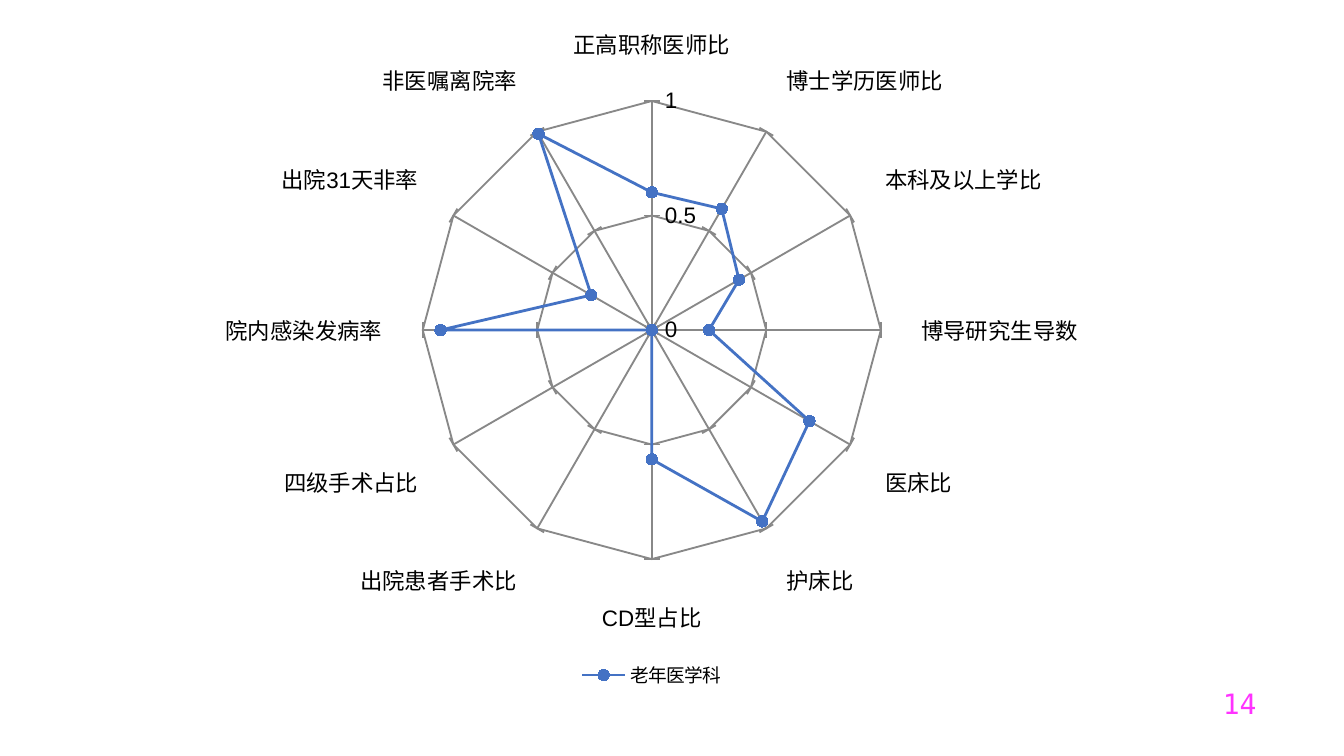
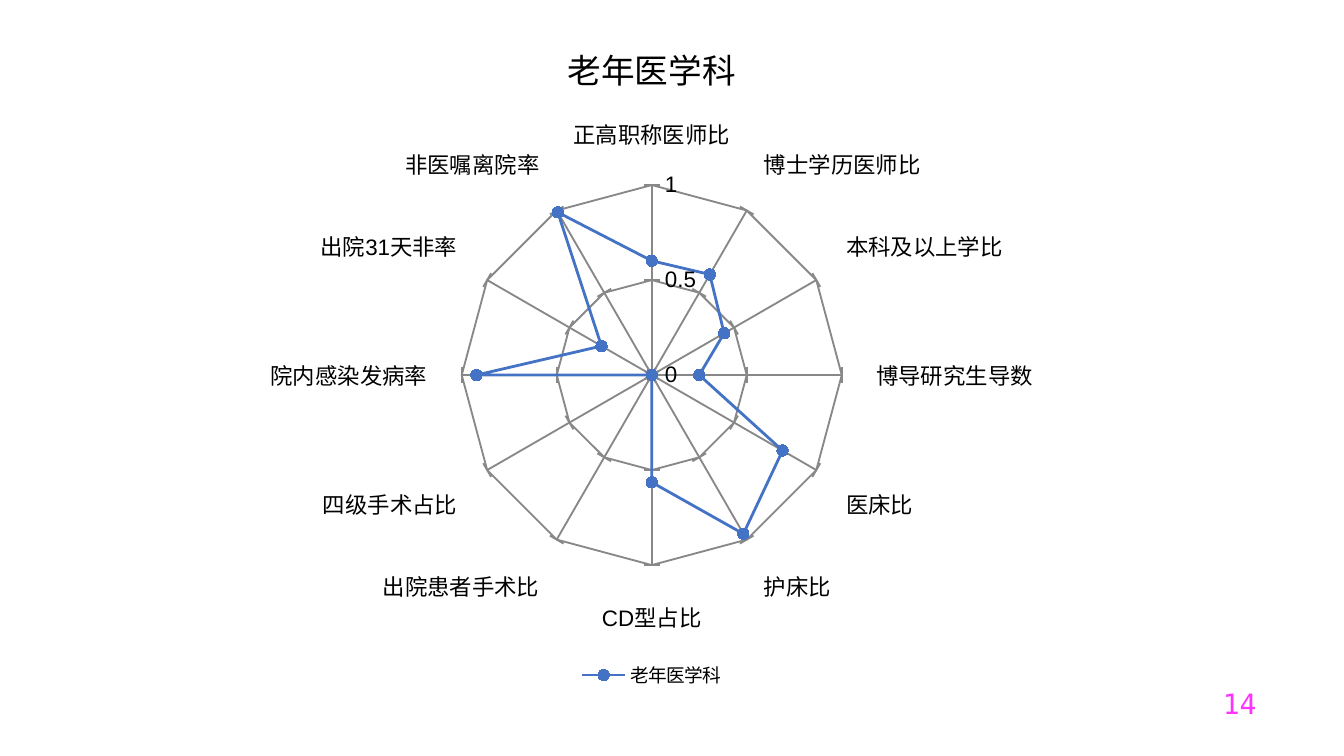
Before and after one commit to Tostig0916/hqcoffee, a slide deck: slide 14 of outputs/PPT/jsszyy.pptxgen.pptx. Drawn at 1344x756 pixels with LibreOffice and Linux fonts; fonts in the diff are those of the drawing. Boxes give left, top, right and bottom in pixels: in the first picture for what was removed or moved away, otherwise in the second. Text is boxed around its words. In the diff, an @@ line names an element or a change of style, - is before the commit and + after.

```diff
--- a/outputs/PPT/jsszyy.pptxgen.pptx
+++ b/outputs/PPT/jsszyy.pptxgen.pptx
@@ radar chart at <box>13,13,1290,694</box> @@
@@ title "老年医学科" added @@
```
Also in this commit, not shown: 36 other slides changed, 2 other files.
